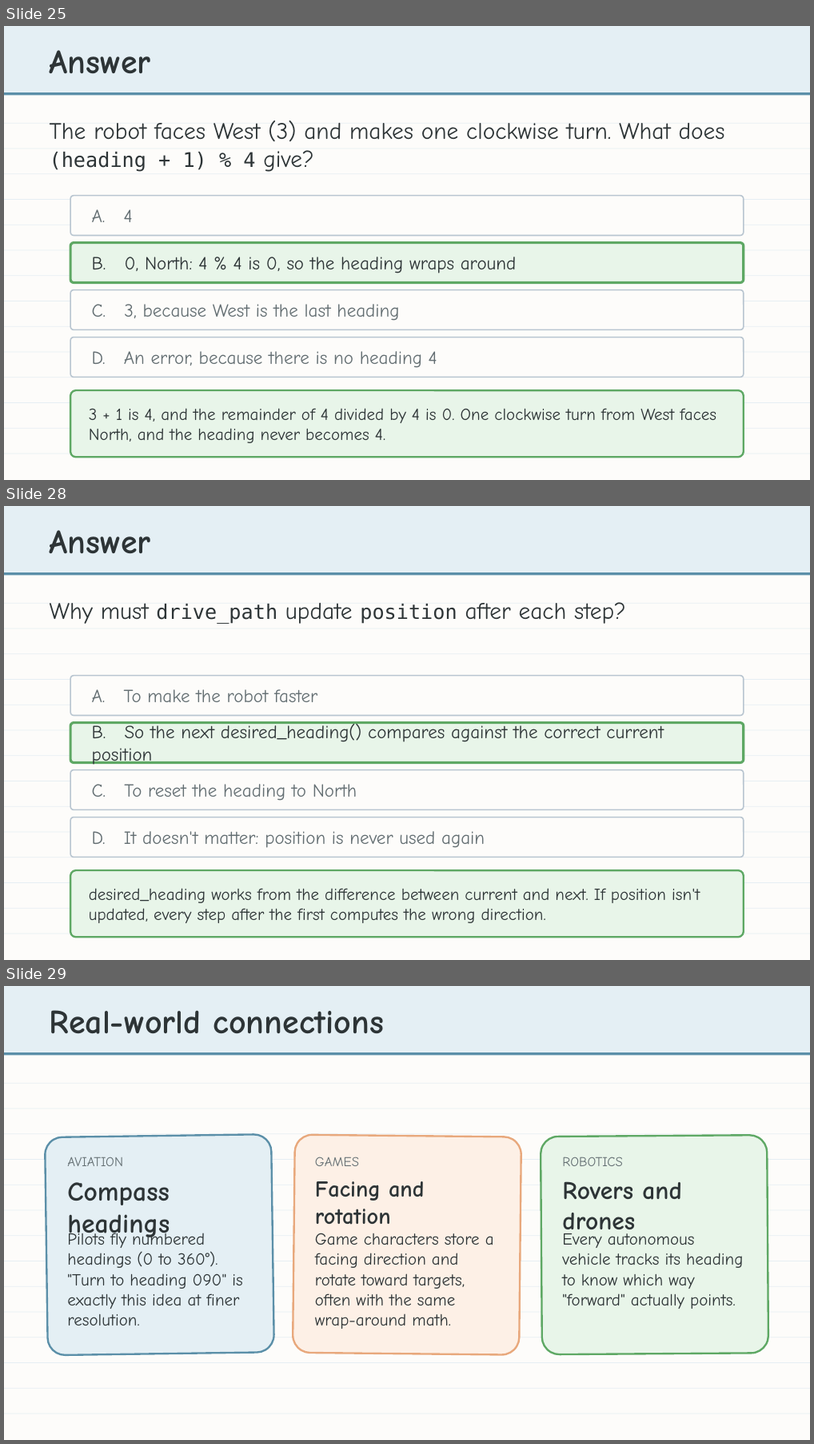
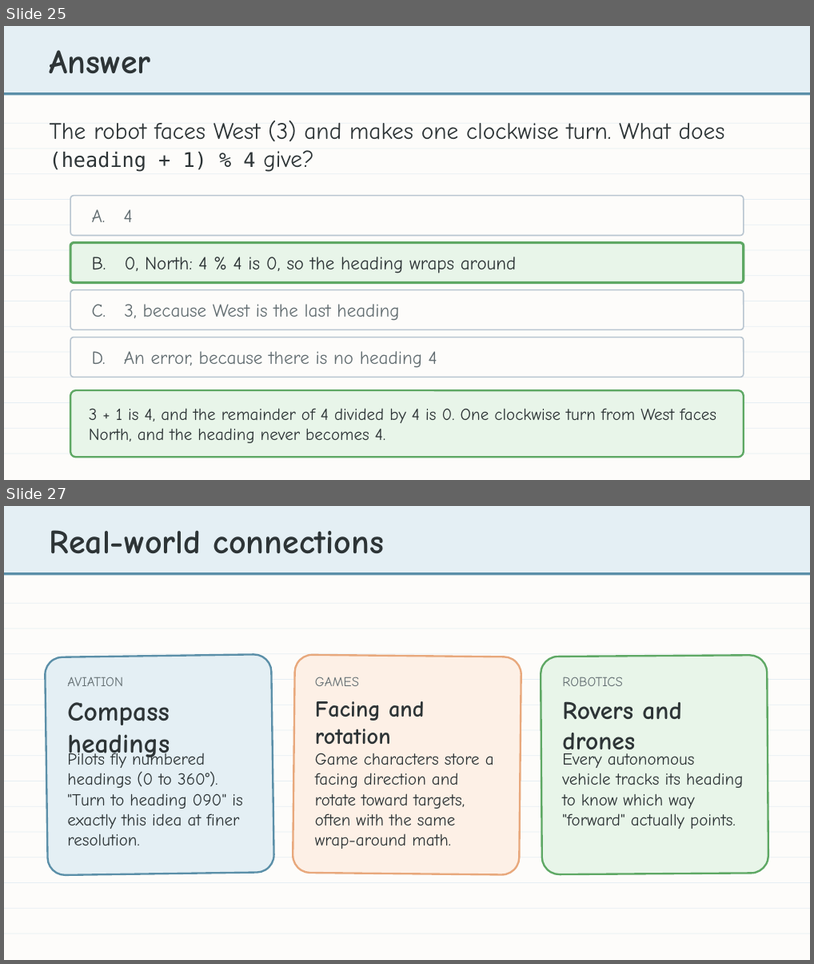
Before and after one commit to bradamiller/LearningPython, a slide deck: static/slides/module-04-manhattan/module-4-lesson-05-the-challenge-of-turning.pptx. Shown one above the other, each under a label of ours: slides 25, 28 and 29 before the commit, slides 25 and 27 after it; the slides between them are not shown. The pictures are 814x1444 and 814x964 pixels, drawn with LibreOffice and Linux fonts; fonts in the diff are those of the drawing. Boxes give left, top, right and bottom in pixels: in the first picture for what was removed or moved away, otherwise in the second. Text is boxed around its words. In the diff, an @@ line names an element or a change of style, - is before the commit and + after.

```diff
--- a/static/slides/module-04-manhattan/module-4-lesson-05-the-challenge-of-turning.pptx
+++ b/static/slides/module-04-manhattan/module-4-lesson-05-the-challenge-of-turning.pptx
@@ slide 28 removed at box(4, 506, 810, 960), background #FDFCFA @@
@@ rectangle removed at box(4, 506, 810, 572) @@
@@ text removed at box(50, 530, 151, 553) @@
-Answer
@@ rectangle removed at box(4, 572, 810, 575) @@
@@ rectangle removed at box(4, 603, 810, 604) @@
@@ text removed at box(50, 602, 626, 624) @@
-Why must drive_path update position after each step?
@@ rectangle removed at box(4, 628, 810, 629) @@
@@ rectangle removed at box(4, 654, 810, 654) @@
@@ rectangle removed at box(4, 679, 810, 680) @@
@@ rounded rectangle removed at box(70, 676, 744, 716) @@
@@ text removed at box(92, 689, 318, 702) @@
-A. To make the robot faster
@@ rectangle removed at box(4, 704, 810, 705) @@
@@ rectangle removed at box(4, 730, 810, 731) @@
@@ rounded rectangle removed at box(70, 723, 744, 763) @@
@@ text removed at box(92, 723, 664, 764) @@
-B. So the next desired_heading() compares against the correct current position
@@ rectangle removed at box(4, 756, 810, 756) @@
@@ rectangle removed at box(4, 780, 810, 781) @@
@@ rounded rectangle removed at box(70, 770, 744, 810) @@
@@ text removed at box(92, 784, 357, 800) @@
-C. To reset the heading to North
@@ rectangle removed at box(4, 806, 810, 807) @@
@@ rounded rectangle removed at box(70, 817, 744, 857) @@
@@ rectangle removed at box(4, 832, 810, 832) @@
@@ text removed at box(92, 831, 485, 848) @@
-D. It doesn't matter: position is never used again
@@ rectangle removed at box(4, 857, 810, 857) @@
@@ rectangle removed at box(4, 882, 810, 883) @@
@@ rounded rectangle removed at box(70, 870, 744, 936) @@
@@ text removed at box(89, 888, 700, 923) @@
-desired_heading works from the difference between current and next. If position isn't updated, every step after the first computes the wrong direction.
@@ rectangle removed at box(4, 908, 810, 908) @@
@@ rectangle removed at box(4, 933, 810, 934) @@
@@ what was slide 29 is now slide 27 @@
```
Also in this commit, not shown: 1 slide changed, 1 slide added, 2 other slides removed, 5 other files.
